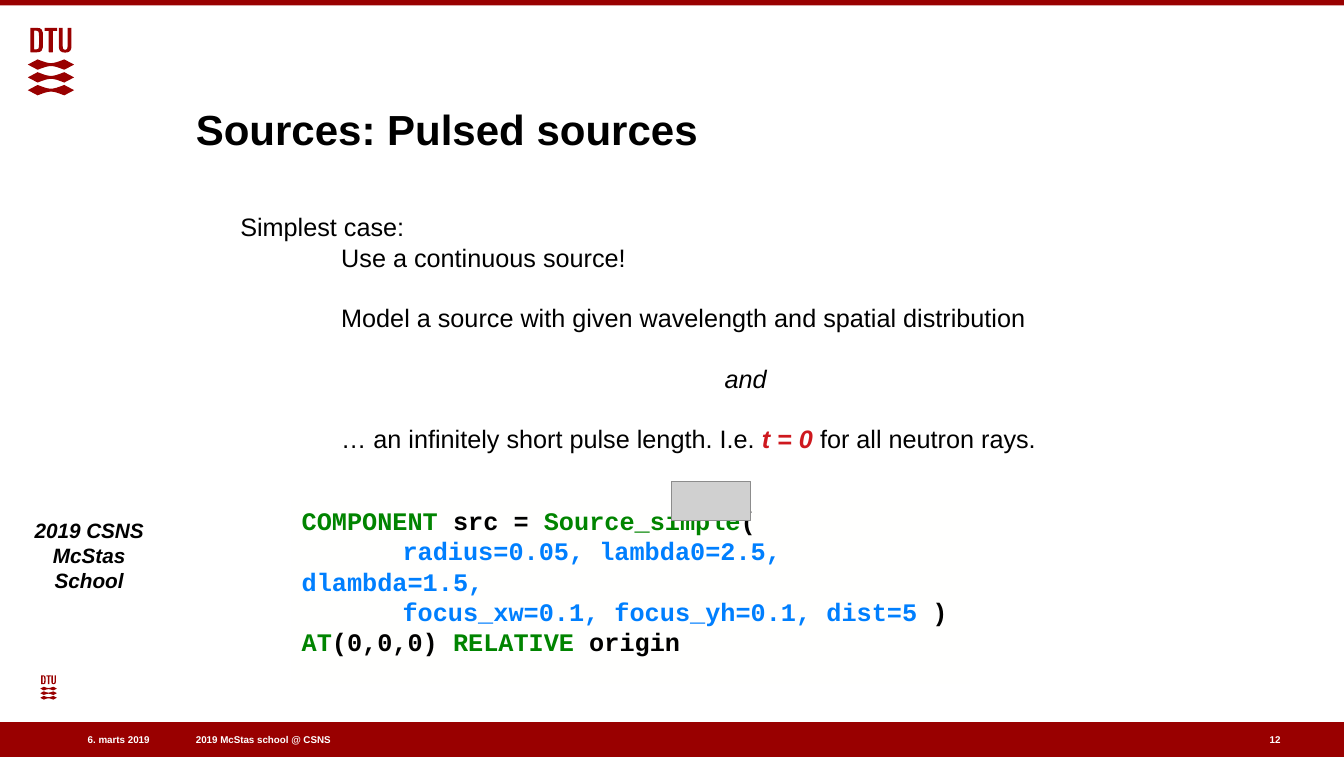
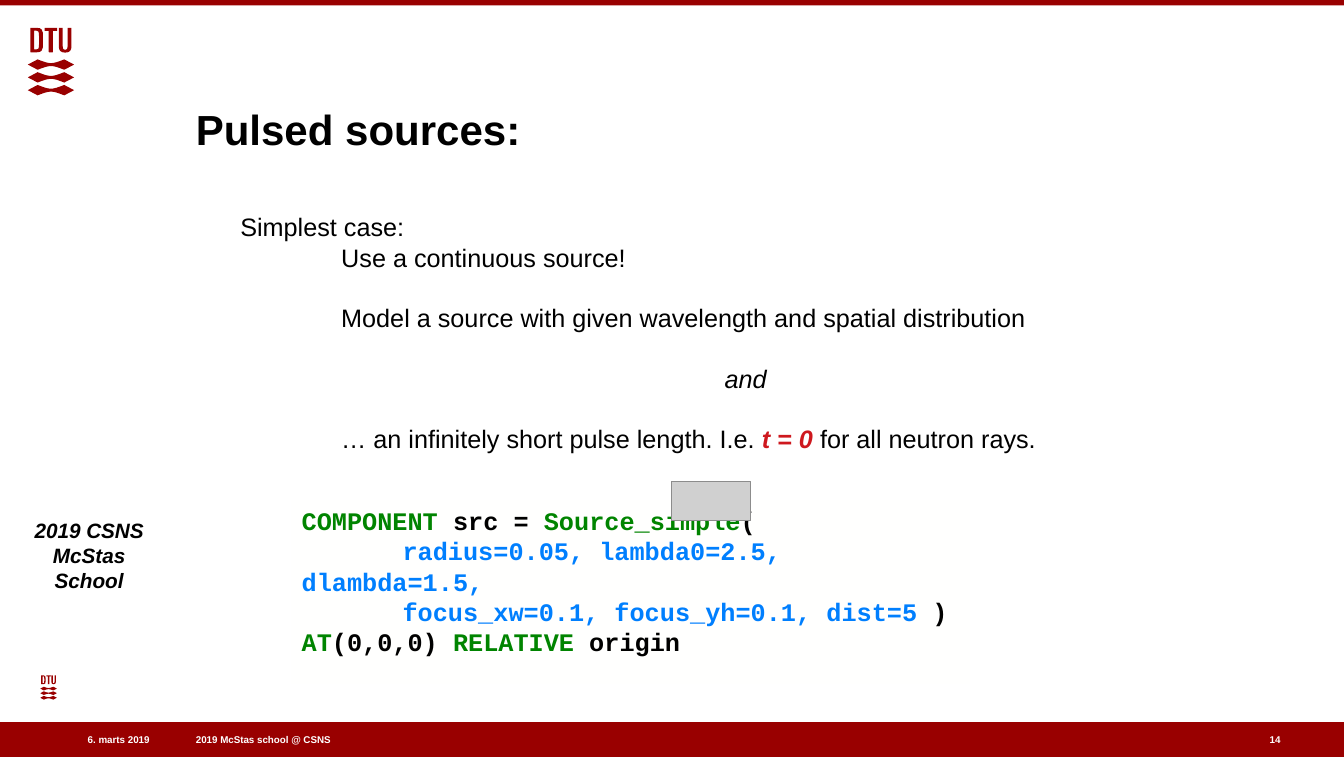
Before and after one commit to eddymaoui/Schools, a slide deck: slide 14 of CSNS_March_2019/1_Monday_March_25th/2_Sources_and_Monitors_2.odp (slide 12 before the commit). Drawn at 1344x757 pixels with LibreOffice and Linux fonts; fonts in the diff are those of the drawing; grey boxes stand for pictures; background and template pictures are left out. Boxes give left, top, right and bottom in pixels: in the first picture for what was removed or moved away, otherwise in the second. Text is boxed around its words. In the diff, an @@ line names an element or a change of style, - is before the commit and + after.

```diff
--- a/CSNS_March_2019/1_Monday_March_25th/2_Sources_and_Monitors_2.odp
+++ b/CSNS_March_2019/1_Monday_March_25th/2_Sources_and_Monitors_2.odp
@@ title at (196,114,520,146): text changed @@
-Sources: Pulsed sources
+Pulsed sources:
@@ page number at (1270,736,1281,743): text changed @@
-12
+14
```
Also in this commit, not shown: 1 other slide changed, 3 slides added, 1 slide removed, 1 other file.
